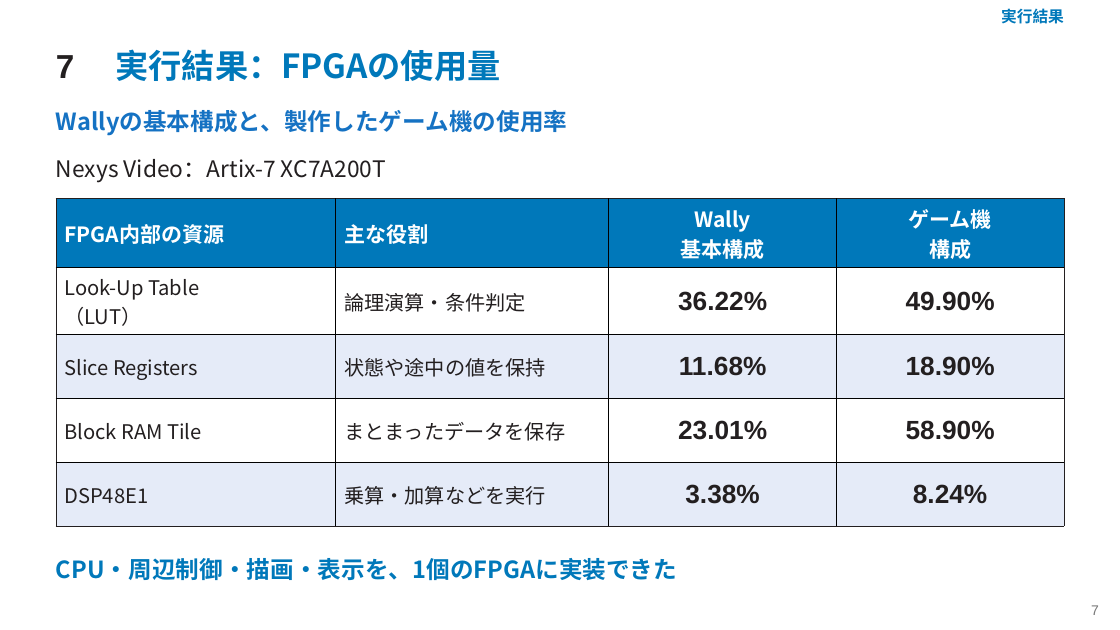
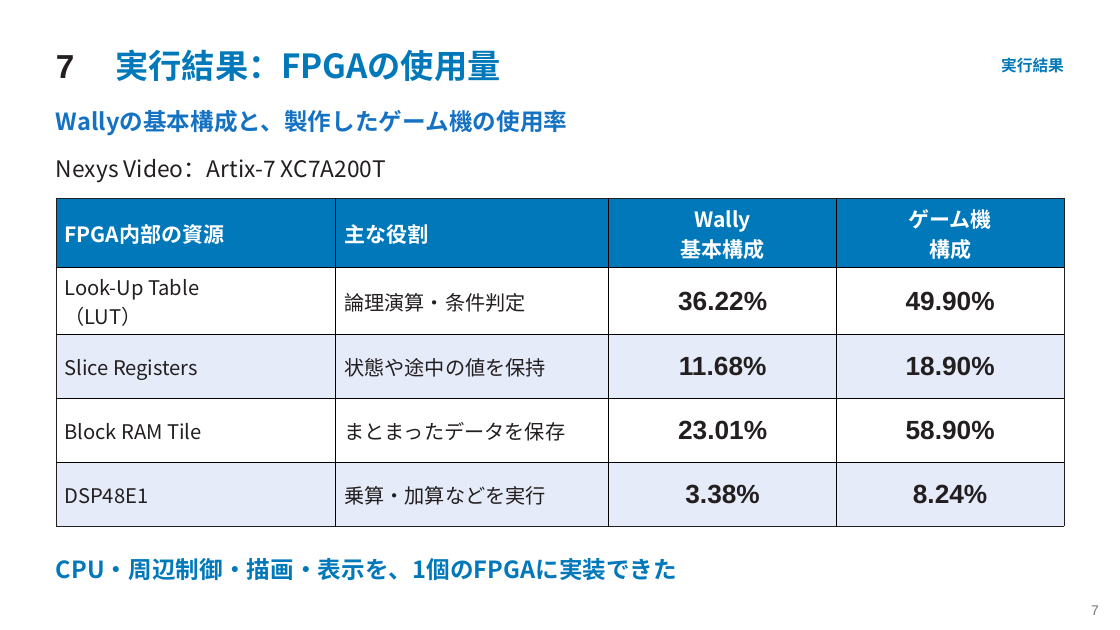
Before and after one commit to SoshiroFujimori/wally-game-console-research, a slide deck: slide 7 of docs/presentation/中間発表_主要事項.pptx. Drawn at 1120x630 pixels with LibreOffice and Linux fonts; fonts in the diff are those of the drawing. Boxes give left, top, right and bottom in pixels: in the first picture for what was removed or moved away, otherwise in the second. Text is boxed around its words. In the diff, an @@ line names an element or a change of style, - is before the commit and + after.

```diff
--- a/docs/presentation/中間発表_主要事項.pptx
+++ b/docs/presentation/中間発表_主要事項.pptx
@@ text "実行結果" moved from (x1=1001, y1=8, x2=1064, y2=24) to (x1=1001, y1=57, x2=1064, y2=73) @@
```
Also in this commit, not shown: 12 other slides changed, 11 other files.
